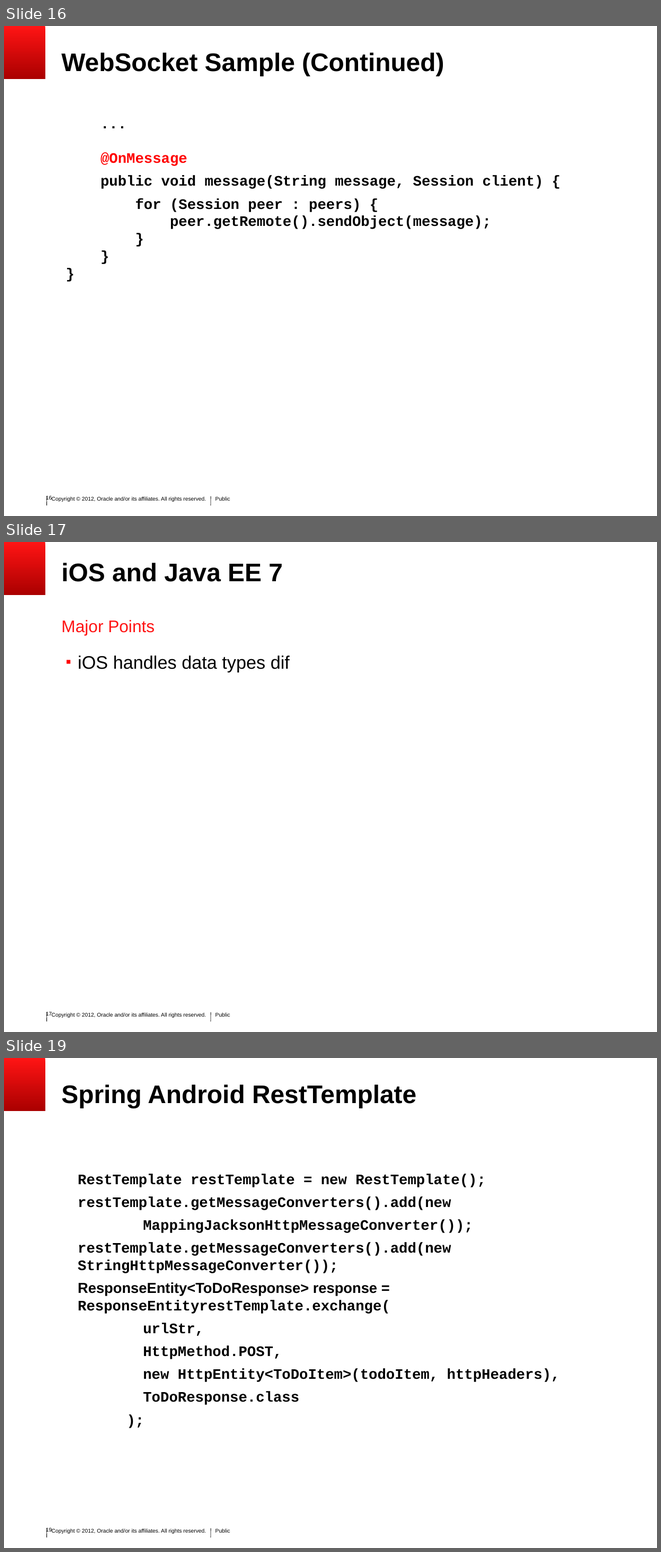
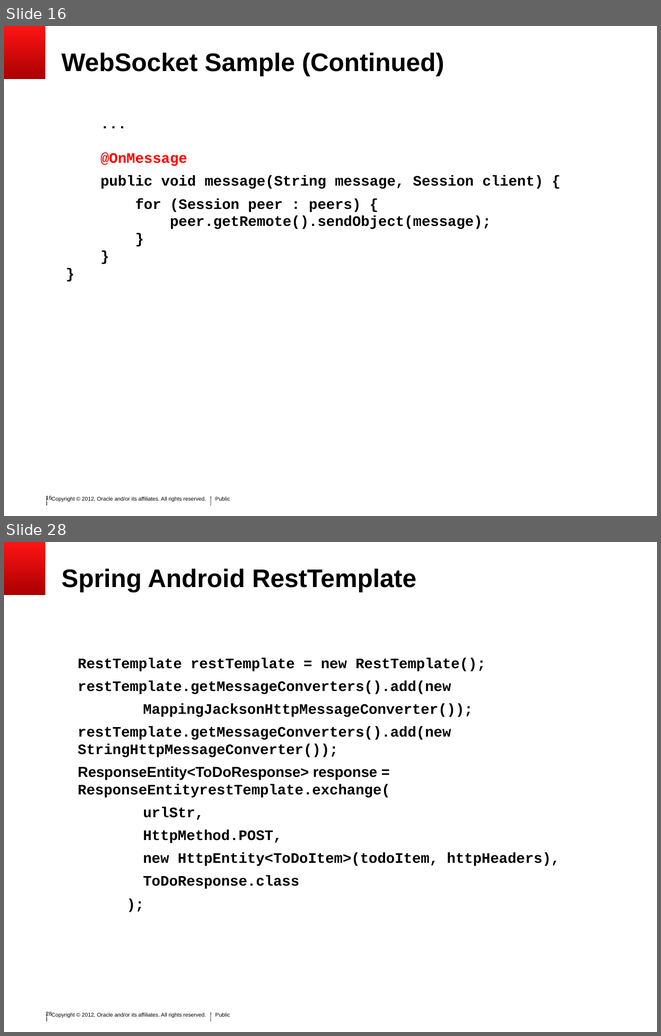
Before and after one commit to SoryBalde/javaee-mobile, a slide deck: javaee_mobile.ppt. Shown one above the other, each under a label of ours: slides 16, 17 and 19 before the commit, slides 16 and 28 after it; the slides between them are not shown. The pictures are 661x1552 and 661x1036 pixels, drawn with LibreOffice and Linux fonts; fonts in the diff are those of the drawing; background and template pictures are left out. Boxes give left, top, right and bottom in pixels: in the first picture for what was removed or moved away, otherwise in the second. Text is boxed around its words. In the diff, an @@ line names an element or a change of style, - is before the commit and + after.

```diff
--- a/javaee_mobile.ppt
+++ b/javaee_mobile.ppt
@@ slide 17 removed at bbox=[4, 542, 657, 1032], background #FFFFFF; not listed: 6 template elements that a slide beside it also shows @@
@@ title removed at bbox=[61, 563, 283, 582] @@
-iOS and Java EE 7
@@ text removed at bbox=[61, 620, 155, 635] @@
-Major Points
@@ text removed at bbox=[78, 655, 290, 672] @@
-▪ iOS handles data types dif
@@ what was slide 19 is now slide 28 @@
@@ page number at bbox=[46, 1012, 52, 1016]: text changed @@
-19
+28
```
Also in this commit, not shown: 12 slides added, 1 other slide removed.
